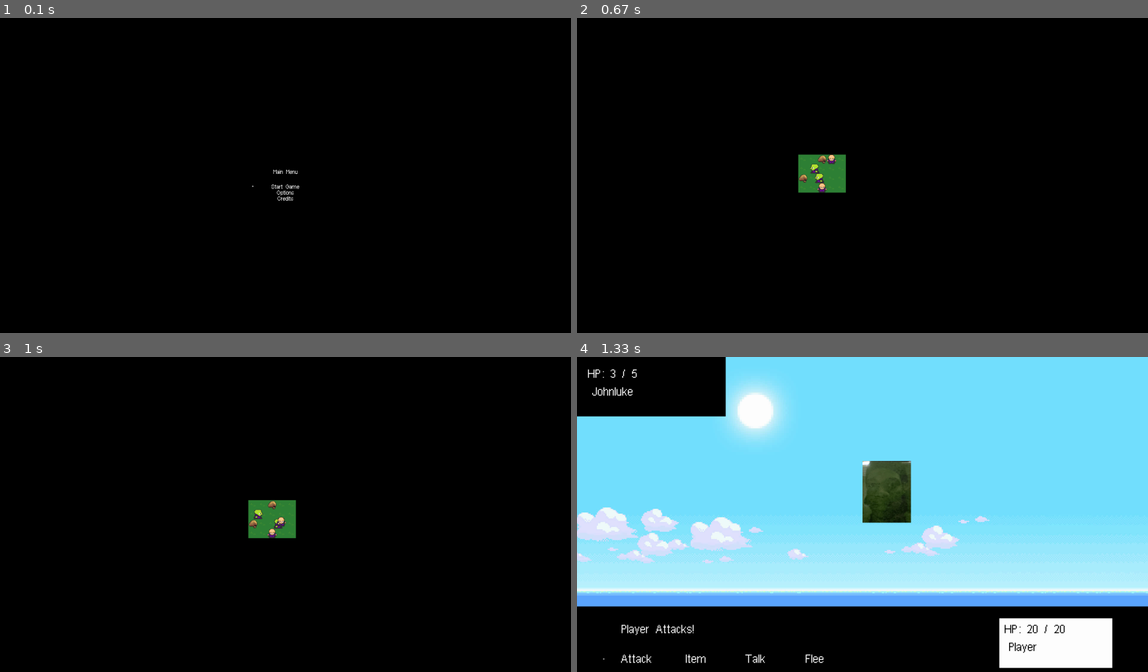
Above: before the commit, frames 1-4 (two rows, left to right).
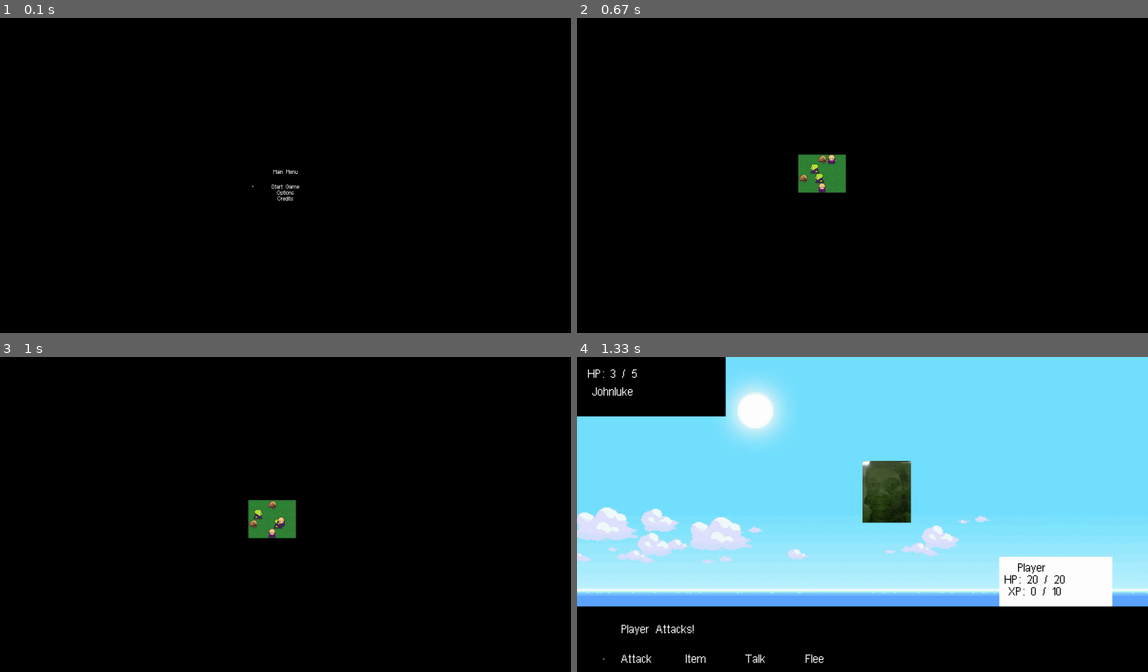
Above: after the commit, the same moments.

Repository: RyanNageer/Pygame
Game: pygame game, started from main.py
Two runs of this game, one before a commit and one after it. Both use one fixed random seed, a clock stepped at 60 frames per second and the inputs below.
Inputs:
- Up to frame 1 (0.1 s): no input
- Up to frame 2 (0.67 s): tap Enter at 0.33 s
- Up to frame 3 (1 s): hold E from 0.67 s (still down); hold Down from 0.67 s (still down)
- Up to frame 4 (1.33 s): release E at 1.13 s; release Down at 1.13 s; tap Enter at 1.17 s

Frames 1-3 are identical in both runs. In frame 4, 6.2% of the frame differs, in the area x 73-94%, y 63-99%.

Commit message:
Added enemy defeated screen. Next I need to implement the enemies actually fighting back.

Diff:
--- a/game.py
+++ b/game.py
@@ -34,7 +34,7 @@
         self.attack_spritesheet = Spritesheet('img/attack.png')
         self.intro_background = pygame.image.load('./img/introbackground.png')
         self.game_over_background = pygame.image.load('./img/gameover.png')
-        self.battle_background = pygame.image.load('./img/grass-water-battle-background.jpg')
+
 
 # CD Codes game loop that just displays text to the screen
 #     def game_loop(self):
@@ -173,9 +173,14 @@
         self.curr_menu = self.battlemenu
         while self.player.inBattle:
 
-            self.screen.blit(self.battle_background, (0,0)) # Draw background image
-            self.screen.blit(enemy.battle_sprite, (self.DISPLAY_W / 2, 350))
-            self.battlemenu.display_menu(player, enemy)
+
+            flag = self.battlemenu.display_menu(player, enemy)
+
+            if flag == 1: # enemy defeated
+                self.player.inBattle = 0
+                self.playing = 1
+                enemy.kill()
+                break
 
             for event in pygame.event.get(): # Get inputs from player every frame
                 if event.type == pygame.QUIT:
--- a/menu.py
+++ b/menu.py
@@ -80,6 +80,16 @@
         for line in lines:
             screen.blit(font.render(line, True, colour), (x, y + y_offset))
             y_offset += font.size(line)[1]
+
+    def wait_for_keypress(self):
+        while True:
+            for event in pygame.event.get():
+                if event.type == pygame.QUIT:  # If the window is closed
+                    pygame.quit()
+                    quit()
+                if event.type == pygame.KEYDOWN:
+                    if event.key == pygame.K_e or event.key == pygame.K_RETURN:
+                        return  # Exit the loop when 'e' is pressed
 
 
 
@@ -209,8 +219,9 @@
         self.fleex, self.fleey = 800, 180
         self.textx, self.texty = 150, 60
 
-        self.player_hpx, self.player_hpy = 120, 40
-        self.player_namex, self.player_namey = 80, 100
+        self.player_namex, self.player_namey =  110, 40
+        self.player_hpx, self.player_hpy = 120, 80
+        self.player_xpx, self.player_xpy = 120, 120
 
         self.enemy_hpx, self.enemy_hpy = 120, 60
         self.enemy_namex, self.enemy_namey = 120, 120
@@ -223,6 +234,7 @@
         # Draw a single frame of the battle UI.
         # The outer `Game.battle` loop handles the event polling and input,
         # so this method should only render and return each frame.
+
 
         self.battle_display.fill(self.game.BLACK)
         self.player_stats.fill(self.game.WHITE)
@@ -238,15 +250,35 @@
 
         self.game.draw_text(f"HP: {player.CUR_HP} / {player.MAX_HP}", 40, self.player_hpx, self.player_hpy, color=self.game.BLACK, surface=self.player_stats)
         self.game.draw_text(f"{player.name}", 40, self.player_namex, self.player_namey, color=self.game.BLACK, surface=self.player_stats)
+        self.game.draw_text(f"XP: {player.CUR_XP} / {player.XP_NEEDED}", 40, self.player_xpx, self.player_xpy, color=self.game.BLACK, surface=self.player_stats)
+
        #(text, font, colour, x, y, screen, allowed_width)
+
+        if enemy.CUR_HP <= 0:
+            # pygame.time.delay(1000) # wait 1 second
+            self.textbox = f"{enemy.name} has been defeated! 2 XP gained. Press e to return to overworld."
+            player.CUR_XP += 2
+
+
         font = pygame.font.Font(self.game.font_name, 40)
         self.renderTextLeft(self.textbox, font, WHITE, self.textx, self.texty, self.battle_display, 1600)
         self.draw_cursor(surface=self.battle_display)
-        self.blit_battle_menu()
-
-    def blit_battle_menu(self):
+        self.blit_battle_menu(enemy)
+
+        if enemy.CUR_HP <= 0:
+            self.blit_battle_menu(enemy)
+            self.wait_for_keypress()
+            enemy.CUR_HP = enemy.MAX_HP
+            return 1
+
+
+
+    def blit_battle_menu(self, enemy):
+        self.game.window.blit(enemy.battle_background, (0,0)) # Draw background image
+        if enemy.CUR_HP > 0:
+            self.game.window.blit(enemy.battle_sprite, (self.game.DISPLAY_W / 2, 350))
         self.game.window.blit(self.battle_display, (0, int((self.game.DISPLAY_H / 2) + 300))) # copy our canvas onto the visible window that our player sees are our top-left XY coordinates
-        self.game.window.blit(self.player_stats, (1420, 880))
+        self.game.window.blit(self.player_stats, (1420, 673))
         self.game.window.blit(self.enemy_stats, (0, 0))
 
         # Copy the pixels from self.game.display (the off-screen canvas) onto self.game.window (the visible screen), starting at coordinates (0, 0)
@@ -287,8 +319,7 @@
         if key == pygame.K_RETURN or key == pygame.K_e: # If the player clicks Enter or INTERACT_KEY
             if self.state == 'Attack':
                 self.textbox = "Player Attacks!"
-
-                enemy.CUR_HP -= player.ATK
+                enemy.CUR_HP = max(0, enemy.CUR_HP - player.ATK)
             elif self.state == 'Item':
                 self.textbox = "You don't have any items"
             elif self.state == 'Talk':
--- a/sprites.py
+++ b/sprites.py
@@ -74,6 +74,8 @@
         self.MAX_HP = 20
         self.CUR_HP = 20
         self.ATK = 2
+        self.CUR_XP = 0
+        self.XP_NEEDED = 10
         self.name = "Player"
 
 
@@ -199,6 +201,7 @@
 class Enemy(pygame.sprite.Sprite):
 
     battle_sprite = None # will hold the string that will lead to the image of the battle sprite
+    battle_background = None
 
     def __init__(self, game, x ,y):
 
@@ -248,6 +251,7 @@
         self.MAX_HP = 5
         self.CUR_HP = 5
         self.ATK = 1
+        self.LVL = 1
 
 
 
@@ -314,6 +318,7 @@
     name = "Johnluke"
     orig_w, orig_h = battle_sprite.get_size()
     scale = 0.5  # 50% size
+    battle_background = pygame.image.load('./img/grass-water-battle-background.jpg')
 
     new_w = int(orig_w * scale)
     new_h = int(orig_h * scale)
@@ -325,6 +330,7 @@
 
 class Fly(Enemy):
     battle_sprite = pygame.image.load('img/fly.png')
+    battle_background = pygame.image.load('./img/grass-water-battle-background.jpg')
     name = "Fly"
     def __init__(self, game, x ,y):
         super().__init__(game, x, y) # Run parent init function
